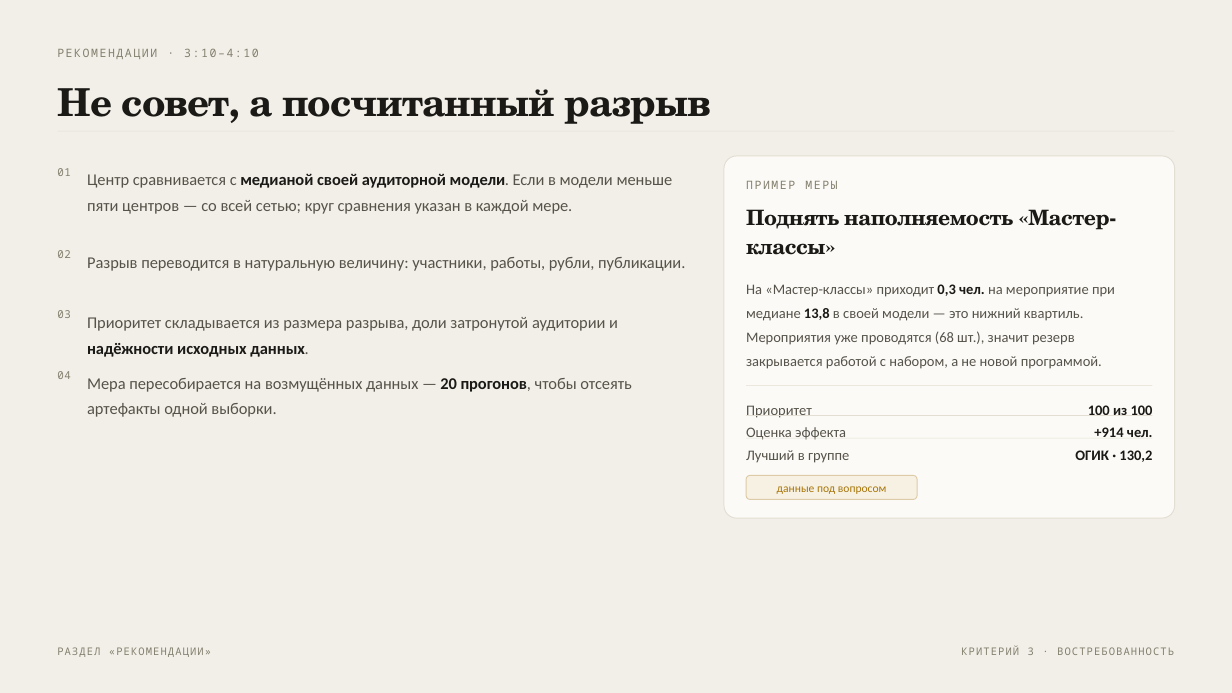
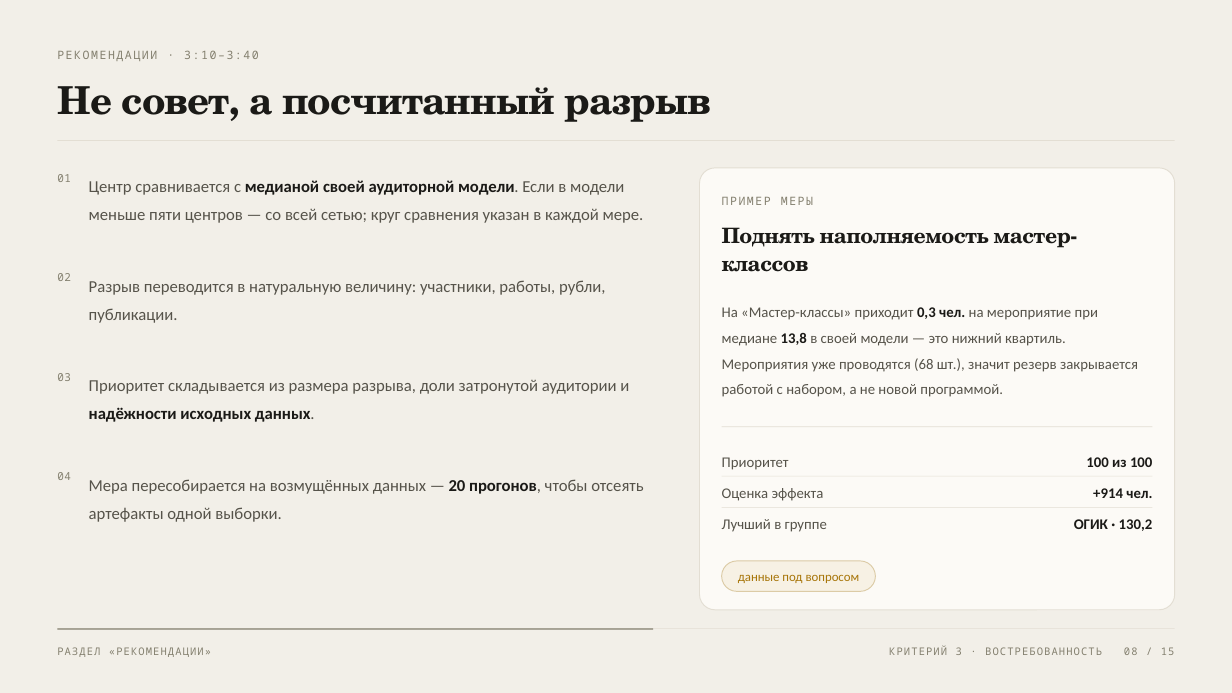
Before and after one commit to justririll/hakaton-kek, a slide deck: slide 8 of presentation/vitdashboard-7min.pptx. Drawn at 1232x693 pixels with LibreOffice and Linux fonts; fonts in the diff are those of the drawing. Boxes give left, top, right and bottom in pixels: in the first picture for what was removed or moved away, otherwise in the second. Text is boxed around its words. In the diff, an @@ line names an element or a change of style, - is before the commit and + after.

```diff
--- a/presentation/vitdashboard-7min.pptx
+++ b/presentation/vitdashboard-7min.pptx
@@ text at (57,50,259,61): text changed @@
-РЕКОМЕНДАЦИИ · 3:10–4:10
+РЕКОМЕНДАЦИИ · 3:10–3:40
@@ text "Не совет, а посчитанный разрыв" at (57,86,710,122): line spacing 1.08 to 1 @@
@@ rectangle: place and size @@
-rectangle at (57,131,1175,132)
+rectangle at (57,140,1175,141)
@@ rounded rectangle: place and size @@
-rounded rectangle at (724,156,1175,518)
+rounded rectangle at (700,168,1175,610)
@@ text "ПРИМЕР МЕРЫ": place and size @@
-text "ПРИМЕР МЕРЫ" at (746,181,837,189)
+text "ПРИМЕР МЕРЫ" at (722,197,813,205)
@@ text at (722,227,1071,272): text changed @@
-Поднять наполняемость «Мастер-классы»
+Поднять наполняемость мастер-классов
@@ text "Разрыв переводится в натуральную величину: ...": place and size @@
-text "Разрыв переводится в натуральную величину: ..." at (87,257,685,271)
+text "Разрыв переводится в натуральную величину: ..." at (89,280,605,323)
@@ text "02": place and size @@
-text "02" at (57,250,71,258)
+text "02" at (57,273,71,281)
@@ text "На «Мастер-классы» приходит 0,3 чел. ...": place and size @@
-text "На «Мастер-классы» приходит 0,3 чел. ..." at (746,284,1115,369)
+text "На «Мастер-классы» приходит 0,3 чел. ..." at (722,307,1138,397)
@@ text "На «Мастер-классы» приходит 0,3 чел. ..." at (722,307,1138,397): size 11.2 to 11.5 pt; line spacing 1.4 to 1.45 @@
@@ text "03": place and size @@
-text "03" at (57,310,71,318)
+text "03" at (57,373,71,381)
@@ text "Приоритет складывается из размера разрыва, ...": place and size @@
-text "Приоритет складывается из размера разрыва, ..." at (87,317,618,357)
+text "Приоритет складывается из размера разрыва, ..." at (89,380,629,422)
@@ rectangle: place and size @@
-rectangle at (746,385,1153,386)
+rectangle at (722,427,1153,428)
@@ size 8.5 to 8.6 pt in 4 elements at (57,174,71,182), (57,273,71,281), (57,373,71,381), (57,472,71,480) @@
@@ text "04": place and size @@
-text "04" at (57,371,71,379)
+text "04" at (57,472,71,480)
@@ size 12.8 to 13 pt; line spacing 1.32 to 1.4 in 4 elements at (89,180,644,223), (89,280,605,323), (89,380,629,422), (89,479,643,522) @@
@@ text "Мера пересобирается на возмущённых данных ...": place and size @@
-text "Мера пересобирается на возмущённых данных ..." at (87,378,631,417)
+text "Мера пересобирается на возмущённых данных ..." at (89,479,643,522)
@@ text "Приоритет": place and size @@
-text "Приоритет" at (746,405,812,418)
+text "Приоритет" at (722,457,789,470)
@@ text "100 из 100": place and size @@
-text "100 из 100" at (1088,405,1153,415)
+text "100 из 100" at (1086,457,1152,467)
@@ rectangle: place and size @@
-rectangle at (746,415,1153,416)
+rectangle at (722,476,1153,477)
@@ text "Оценка эффекта": place and size @@
-text "Оценка эффекта" at (746,427,846,440)
+text "Оценка эффекта" at (722,488,824,501)
@@ text "+914 чел.": place and size @@
-text "+914 чел." at (1094,427,1153,437)
+text "+914 чел." at (1093,488,1152,498)
@@ rectangle: place and size @@
-rectangle at (746,438,1153,439)
+rectangle at (722,507,1153,508)
@@ size 11.2 to 11.5 pt; line spacing 1.15 to 1 in 6 elements at (722,457,789,470), (1086,457,1152,467), (722,488,824,501), (1093,488,1152,498), (722,519,827,532), (1074,519,1153,531) @@
@@ text "Лучший в группе": place and size @@
-text "Лучший в группе" at (746,450,849,463)
+text "Лучший в группе" at (722,519,827,532)
@@ text "ОГИК · 130,2": place and size @@
-text "ОГИК · 130,2" at (1075,450,1152,462)
+text "ОГИК · 130,2" at (1074,519,1153,531)
@@ rounded rectangle "данные под вопросом": place and size @@
-rounded rectangle "данные под вопросом" at (746,476,917,500)
+rounded rectangle "данные под вопросом" at (722,561,875,592)
@@ rounded rectangle "данные под вопросом" at (722,561,875,592): size 9 to 10 pt; proportions changed @@
@@ rectangle added at (57,628,1175,629), fill #E3DED3 @@
@@ rectangle added at (57,628,653,629), fill #84806F @@
@@ text "КРИТЕРИЙ 3 · ВОСТРЕБОВАННОСТЬ": place and size @@
-text "КРИТЕРИЙ 3 · ВОСТРЕБОВАННОСТЬ" at (961,645,1174,655)
+text "КРИТЕРИЙ 3 · ВОСТРЕБОВАННОСТЬ" at (889,645,1102,655)
@@ text added at (1124,647,1175,655), 8.2 pt, text #84806F @@
+08 / 15
```
Also in this commit, not shown: 12 other slides changed, 2 slides added, 30 other files.
